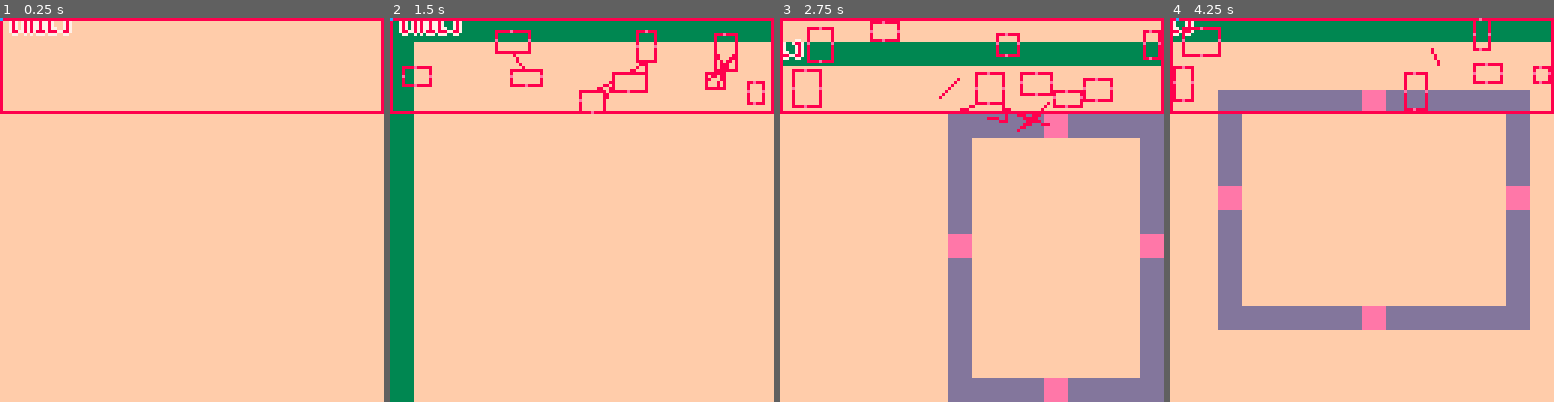
Above: before the commit, frames 1-4 (left to right).
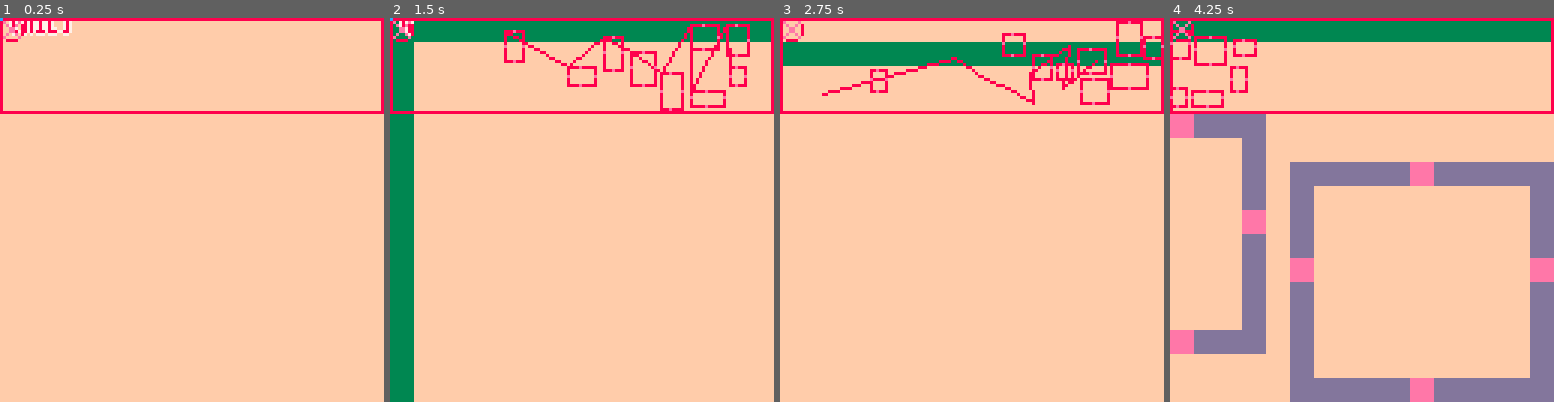
Above: after the commit, the same moments.

Repository: eduszesz/shmup
Game: PICO-8 cartridge rooms.p8
Same seed, same stepped clock (60 frames per second), same inputs: the game is played once before the commit and once after it.
Inputs:
- Up to frame 1 (0.25 s): no input
- Up to frame 2 (1.5 s): tap O (Z key) at 0.7 s
- Up to frame 3 (2.75 s): hold Right 1.6-2.1 s; tap O (Z key) at 1.7, 2.1, 2.5 s; hold Up 2.15-2.42 s; hold Right from 2.47 s (still down)
- Up to frame 4 (4.25 s): tap O (Z key) every 0.4 s from 2.9 to 4.1 s; release Right at 3.03 s; hold Left 3.08-3.58 s; hold Down 3.63-3.97 s; hold Right from 4.02 s (still down)

The runs differ from the first frame. In frame 1, 0.1% of the frame differs, in the area x 0-7%, y 0-7%; in frame 2, 4.5%; in frame 3, 19%; in frame 4, 36%, in the area x 0-100%, y 0-100%.

Commit message:
more map experiments

Diff:
--- a/rooms.p8
+++ b/rooms.p8
@@ -47,6 +47,7 @@
 	prdebug()
 	drrooms()
 	drways()
+	spr(4,camx,camy)
 end
 
 function mkmaze()
@@ -69,8 +70,17 @@
 		for i=1, nrooms-#rooms do
 			local w=maxw-flr(rnd(8))
 			local h=maxh-flr(rnd(8))
-			local ix=flr(rnd(128-w))
+			local ix=0--flr(rnd(1))
 			local iy=flr(rnd(32-h))
+
+			if #rooms>1 then
+				local i=#rooms-1
+				ix=rooms[i].x+rooms[i].x2+flr(rnd(2)+2)
+				if ix+w>127  then
+					ix-=ix+w-127
+				end
+			end
+
 			local r={x=ix,
 												y=iy,
 												x2=w,
@@ -119,6 +129,7 @@
 				end
 		end
 	end
+	debug[0]=#rooms
 end
 function clearmap()
 	rooms={}
@@ -144,6 +155,15 @@
 end
 
 function mkway()
+
+	for i=1,#rooms-1 do
+		local w={x1=rooms[i].x,
+											y1=rooms[i].y,
+											x2=rooms[i+1].x,
+											y2=rooms[i+1].y}
+		add(ways,w)
+	end
+	--[[
 	for i=1,#doors do
 		for j=1,#doors do
 			if i!=j then
@@ -162,7 +182,8 @@
 				end
 			end
 		end
-	end
+	end]]
+
 end
 
 function drways()
@@ -224,11 +245,11 @@
 
 
 __gfx__
-00000000dddddddd33333333eeeeeeee000000000000000000000000000000000000000000000000000000000000000000000000000000000000000000000000
-00000000dddddddd33333333eeeeeeee000000000000000000000000000000000000000000000000000000000000000000000000000000000000000000000000
-00700700dddddddd33333333eeeeeeee000000000000000000000000000000000000000000000000000000000000000000000000000000000000000000000000
-00077000dddddddd33333333eeeeeeee000000000000000000000000000000000000000000000000000000000000000000000000000000000000000000000000
-00077000dddddddd33333333eeeeeeee000000000000000000000000000000000000000000000000000000000000000000000000000000000000000000000000
-00700700dddddddd33333333eeeeeeee000000000000000000000000000000000000000000000000000000000000000000000000000000000000000000000000
-00000000dddddddd33333333eeeeeeee000000000000000000000000000000000000000000000000000000000000000000000000000000000000000000000000
-00000000dddddddd33333333eeeeeeee000000000000000000000000000000000000000000000000000000000000000000000000000000000000000000000000
+00000000dddddddd33333333eeeeeeee008888000000000000000000000000000000000000000000000000000000000000000000000000000000000000000000
+00000000dddddddd33333333eeeeeeee0e0000e00000000000000000000000000000000000000000000000000000000000000000000000000000000000000000
+00700700dddddddd33333333eeeeeeee80e00e080000000000000000000000000000000000000000000000000000000000000000000000000000000000000000
+00077000dddddddd33333333eeeeeeee800ee0080000000000000000000000000000000000000000000000000000000000000000000000000000000000000000
+00077000dddddddd33333333eeeeeeee800ee0080000000000000000000000000000000000000000000000000000000000000000000000000000000000000000
+00700700dddddddd33333333eeeeeeee80e00e080000000000000000000000000000000000000000000000000000000000000000000000000000000000000000
+00000000dddddddd33333333eeeeeeee0e0000e00000000000000000000000000000000000000000000000000000000000000000000000000000000000000000
+00000000dddddddd33333333eeeeeeee008888000000000000000000000000000000000000000000000000000000000000000000000000000000000000000000
